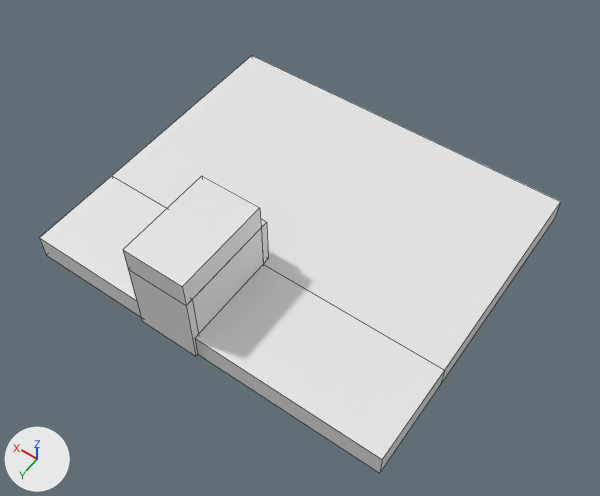
Before and after pictures for a commit that changed the Blender file Blender/13 minnmax_studio.blend.
Camera for both pictures: a 50 mm camera at (-7.36, 12.92, 27.18) aimed at (3.04, -1.64, 4.3). The lights are fixed; the arrows at lower left show +X, +Y and +Z. The first picture is the older version. Mesh edges are drawn as thin lines. The same objects are shown in both versions, whatever each file hides.
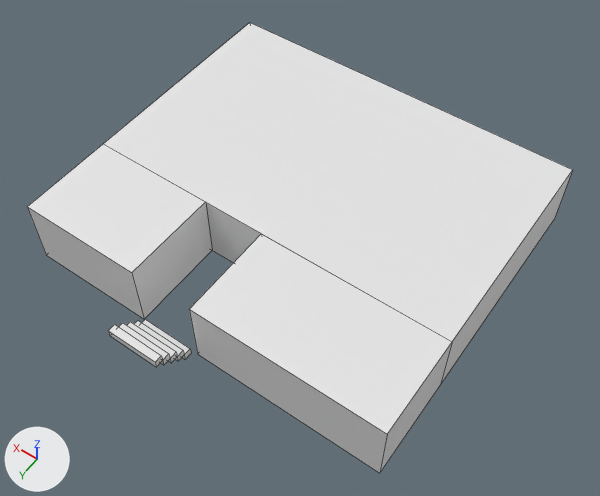
What differs and where, as boxes [x1, y1, x2, y2] in the pictures (600 x 496 px):
'Cube.035', moved, rescaled (10% taller)
    before: [112, 56, 561, 384]
    after: [104, 23, 573, 384]
'Cube.036', moved, rescaled (14% taller)
    before: [195, 264, 444, 473]
    after: [189, 234, 452, 473]
'Cube.037', moved, rescaled
    before: [40, 176, 167, 317]
    after: [27, 144, 212, 319]
'Cube.041', moved, rescaled (60% narrower, 66% shorter)
    before: [123, 176, 261, 306]
    after: [108, 324, 163, 367]
'Cube.039', moved, rescaled
    before: [192, 228, 263, 333]
    after: [127, 322, 177, 363]
'Cube.021', moved, rescaled (31% narrower, 53% shorter)
    before: [128, 270, 199, 356]
    after: [142, 319, 191, 359]
'Cube.040', moved
    before: [261, 219, 268, 264]
    after: [119, 323, 170, 365]
'Cube.038', moved (not visible before)
    after: [135, 321, 184, 361]

The change in detail:
me_cube_021 is used by ob_cube_021; location (5.0, 3.15, 4.25).
me_cube_021 had 8 vertices, 6 faces and spanned x -1.2..1.2, y -0.15..0.15, z -1.25..1.75.
me_cube_021 now has 8 vertices, 6 faces and spans x -1.0..1.0, y -0.15..0.15, z -0.15..0.15.
me_cube_021 part 4: the whole mesh is scaled about its middle by (0.833, 1, 0.1), then moved by (0.0, 0.0, -0.25).
me_cube_039 is used by ob_cube_035; location (3.8, -4.85, 3.5).
me_cube_039 had 8 vertices, 6 faces and spanned x -7.2..7.2, y -4.35..4.35, z -0.5..0.5.
me_cube_039 now has 8 vertices, 6 faces and spans x -7.2..7.2, y -4.35..4.35, z -0.5..2.2.
me_cube_039 part 1: the whole mesh is scaled about its middle by (1, 1, 2.7), then moved by (0.0, 0.0, 0.85).
me_cube_040 is used by ob_cube_036; location (0.3, 1.35, 3.5).
me_cube_040 had 8 vertices, 6 faces and spanned x -3.7..3.5, y -1.85..1.85, z -0.5..0.5.
me_cube_040 now has 8 vertices, 6 faces and spans x -3.7..3.5, y -1.85..1.85, z -0.5..2.2.
me_cube_040 part 2: the whole mesh is scaled about its middle by (1, 1, 2.7), then moved by (0.0, 0.0, 0.85).
me_cube_041 is used by ob_cube_037; location (8.5, 1.35, 3.5).
me_cube_041 had 8 vertices, 6 faces and spanned x -2.3..2.5, y -1.85..1.85, z -0.5..0.5.
me_cube_041 now has 8 vertices, 6 faces and spans x -2.3..2.5, y -1.85..1.85, z -0.5..2.2.
me_cube_041 part 3: the whole mesh is scaled about its middle by (1, 1, 2.7), then moved by (0.0, 0.0, 0.85).
me_cube_043 is used by ob_cube_039; location (3.9, 1.25, 4.5).
me_cube_043 had 8 vertices, 6 faces and spanned x -0.1..0.1, y -1.75..1.75, z -1.5..1.5.
me_cube_043 now has 8 vertices, 6 faces and spans x -1.0..1.0, y -0.15..0.15, z -0.15..0.15.
me_cube_043 part 5: the whole mesh is scaled about its middle by (10, 0.0857, 0.1).
me_cube_045 is used by ob_cube_041; location (6.1, 1.05, 6.5).
me_cube_045 had 8 vertices, 6 faces and spanned x -2.3..0.1, y -1.55..2.25, z -0.5..0.5.
me_cube_045 now has 8 vertices, 6 faces and spans x -1.0..1.0, y -0.15..0.15, z -0.15..0.15.
me_cube_045 part 6: the whole mesh is scaled about its middle by (0.833, 0.0789, 0.3), then moved by (1.1, -0.35, 0.0).
Object 'Cube.021' (ob_cube_021) moves from (5.0, 3.15, 4.25) to (5.0, 3.45, 3.15).
Object 'Cube.038' (ob_cube_038) moves from (6.1, 1.25, 4.5) to (5.0, 3.75, 3.45).
Object 'Cube.039' (ob_cube_039) moves from (3.9, 1.25, 4.5) to (5.0, 4.05, 3.75).
Object 'Cube.040' (ob_cube_040) moves from (5.0, -0.65, 4.25) to (5.0, 4.35, 4.05).
Object 'Cube.041' (ob_cube_041) moves from (6.1, 1.05, 6.5) to (5.0, 4.65, 4.35).
